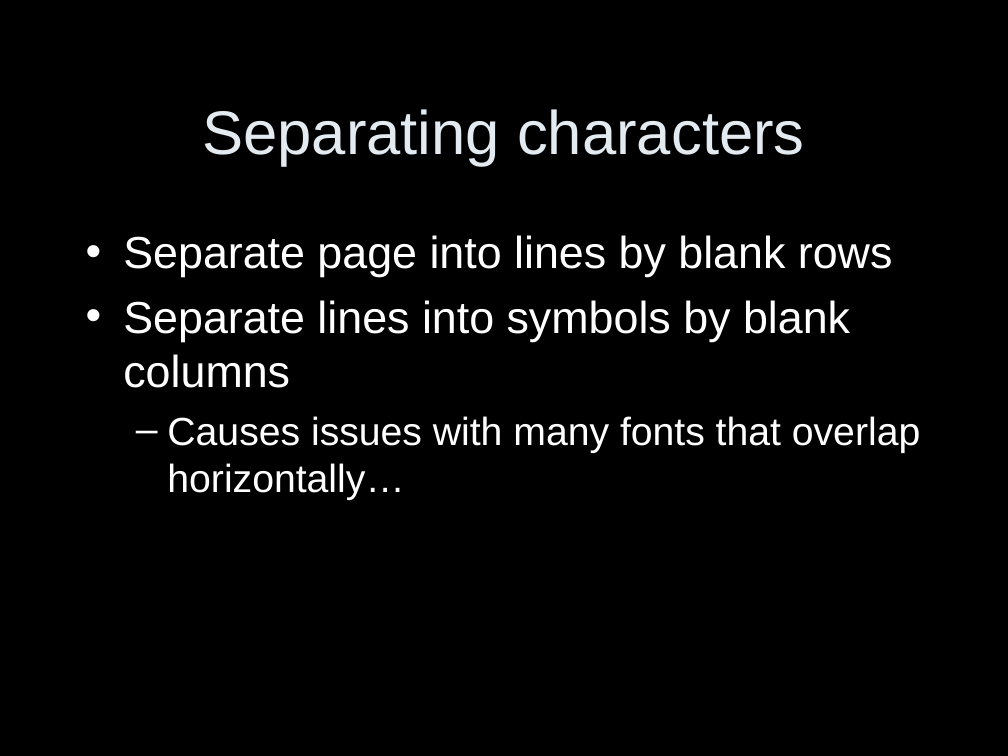
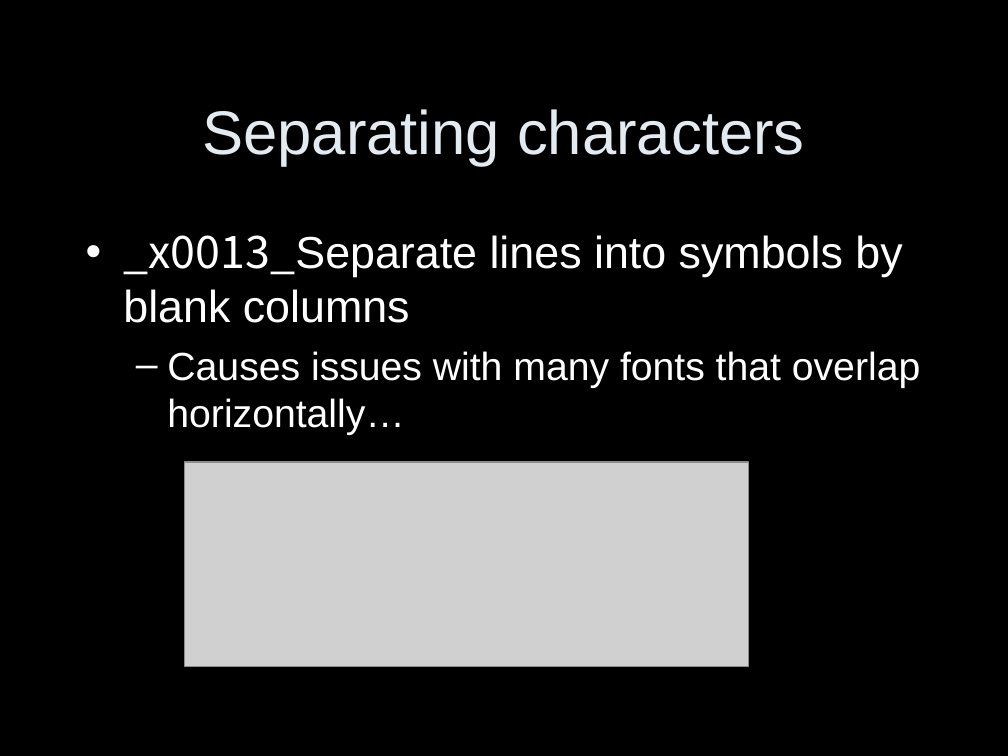
Before and after one commit to coyotebush/OCR, a slide deck: slide 4 of presentation/OCR.ppt (slide 6 before the commit). Drawn at 1008x756 pixels with LibreOffice and Linux fonts; fonts in the diff are those of the drawing; grey boxes stand for pictures. Boxes give left, top, right and bottom in pixels: in the first picture for what was removed or moved away, otherwise in the second. Text is boxed around its words. In the diff, an @@ line names an element or a change of style, - is before the commit and + after.

```diff
--- a/presentation/OCR.ppt
+++ b/presentation/OCR.ppt
@@ text at (123, 235, 902, 323): text changed @@
-• Separate page into lines by blank rows
-• Separate lines into symbols by blank columns
+• _x0013_Separate lines into symbols by blank columns
@@ picture added at (184, 462, 749, 666) @@
```
Also in this commit, not shown: 2 other slides changed, 2 slides added.
